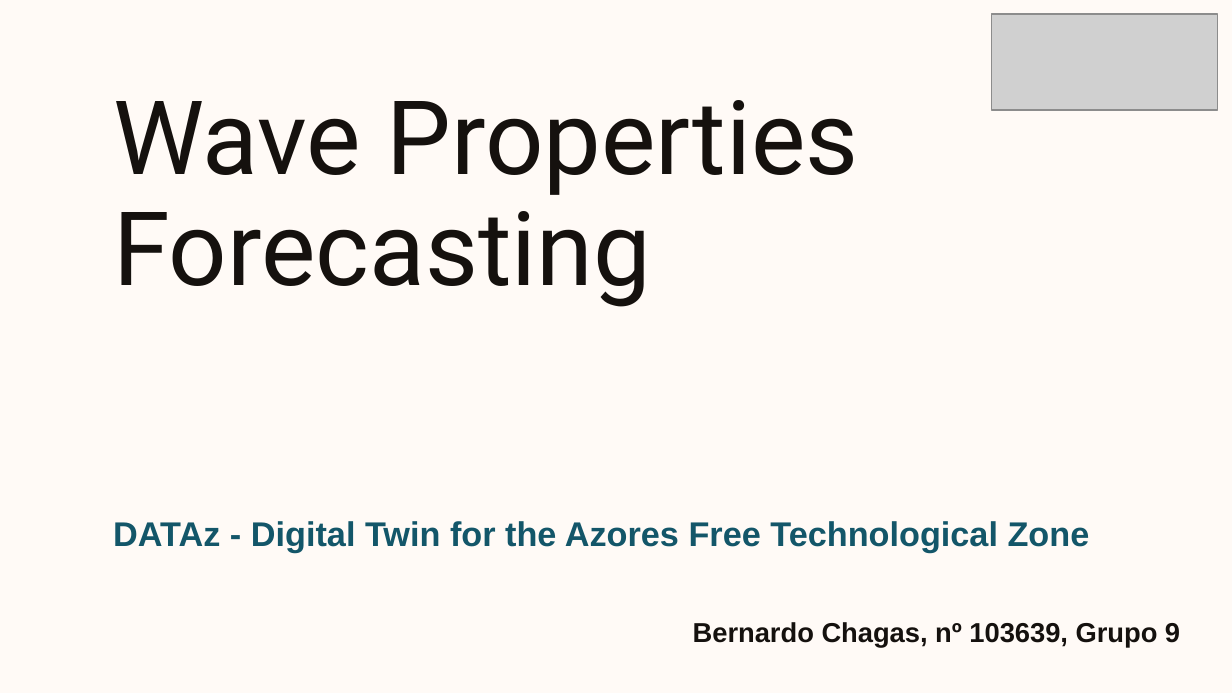
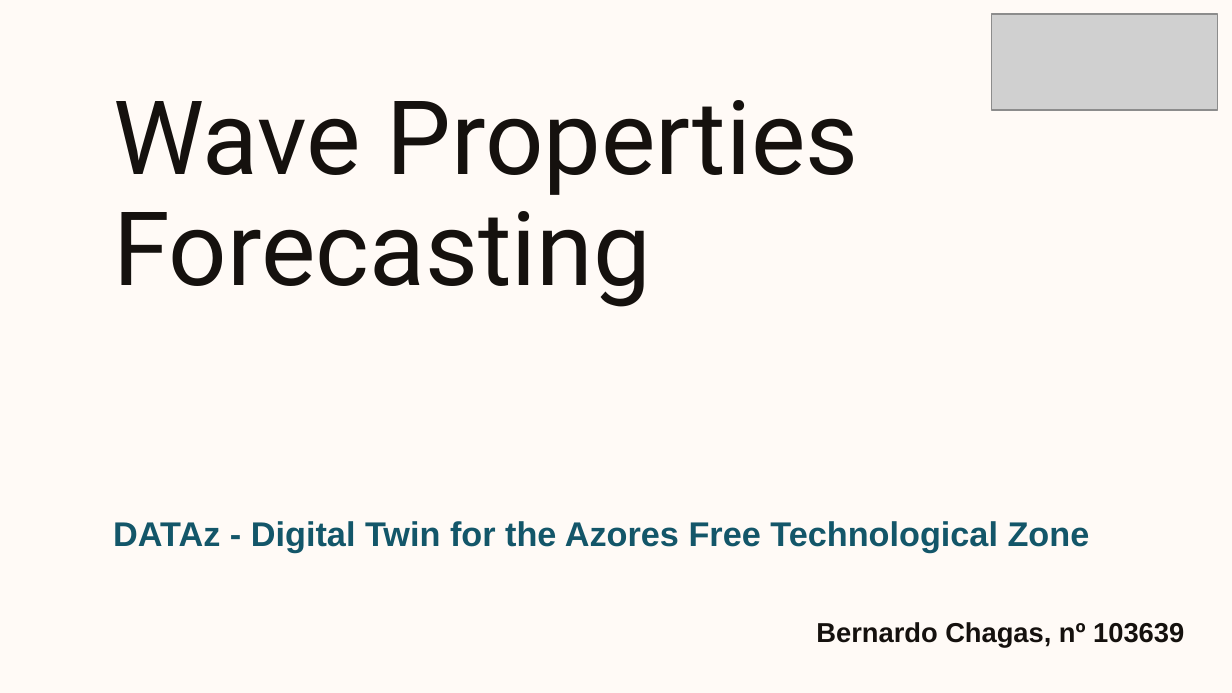
Before and after one commit to BernardoMChagas/Projeto, a slide deck: slide 1 of Wave Properties Forecasting.pptx. Drawn at 1232x693 pixels with LibreOffice and Linux fonts; fonts in the diff are those of the drawing; grey boxes stand for pictures; background and template pictures are left out. Boxes give left, top, right and bottom in pixels: in the first picture for what was removed or moved away, otherwise in the second. Text is boxed around its words. In the diff, an @@ line names an element or a change of style, - is before the commit and + after.

```diff
--- a/Wave Properties Forecasting.pptx
+++ b/Wave Properties Forecasting.pptx
@@ text at <box>816,622,1184,648</box>: text changed @@
-Bernardo Chagas, nº 103639, Grupo 9
+Bernardo Chagas, nº 103639
```
Also in this commit, not shown: 18 other slides changed, 3 slides added, 5 slides removed, 7 other files.
